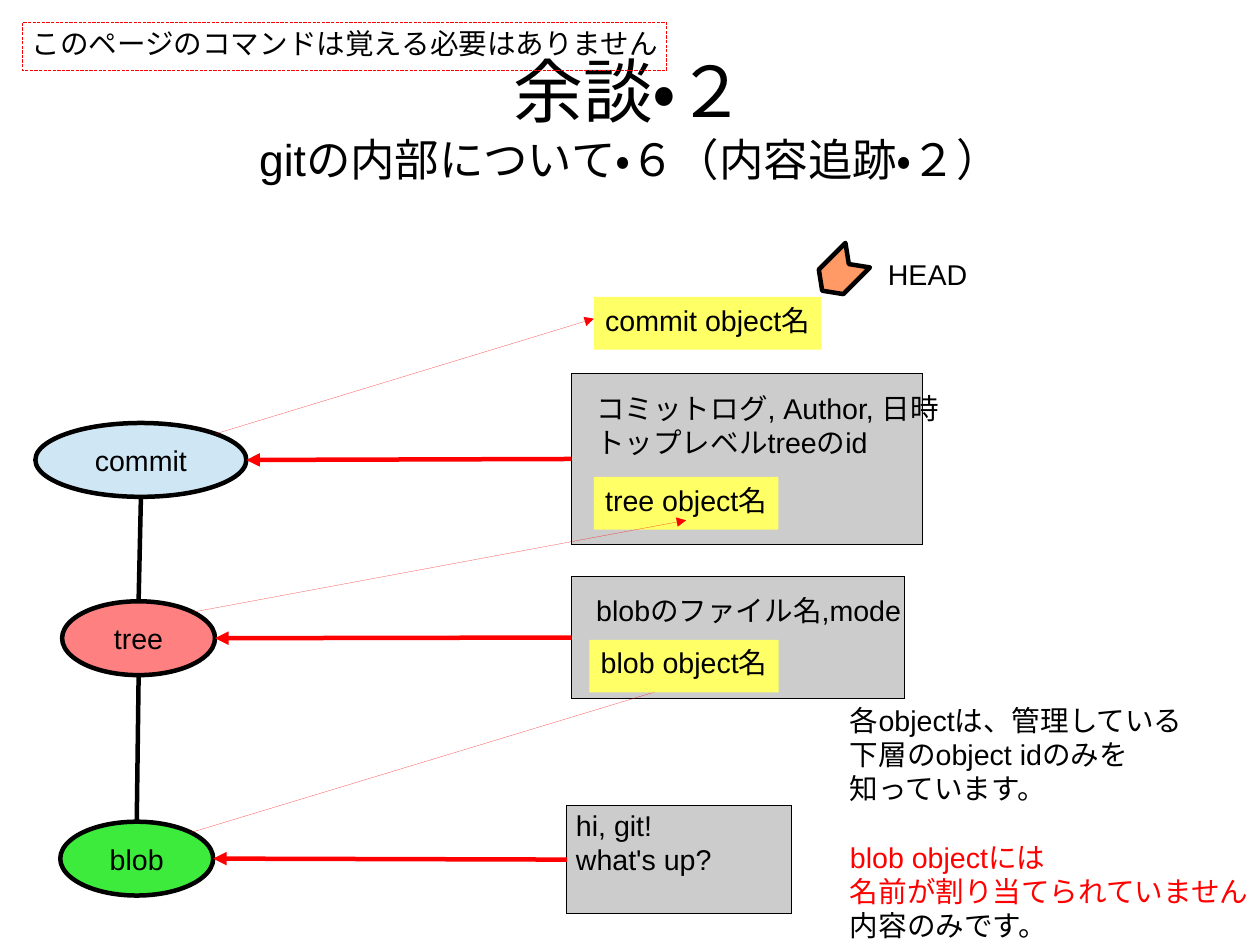
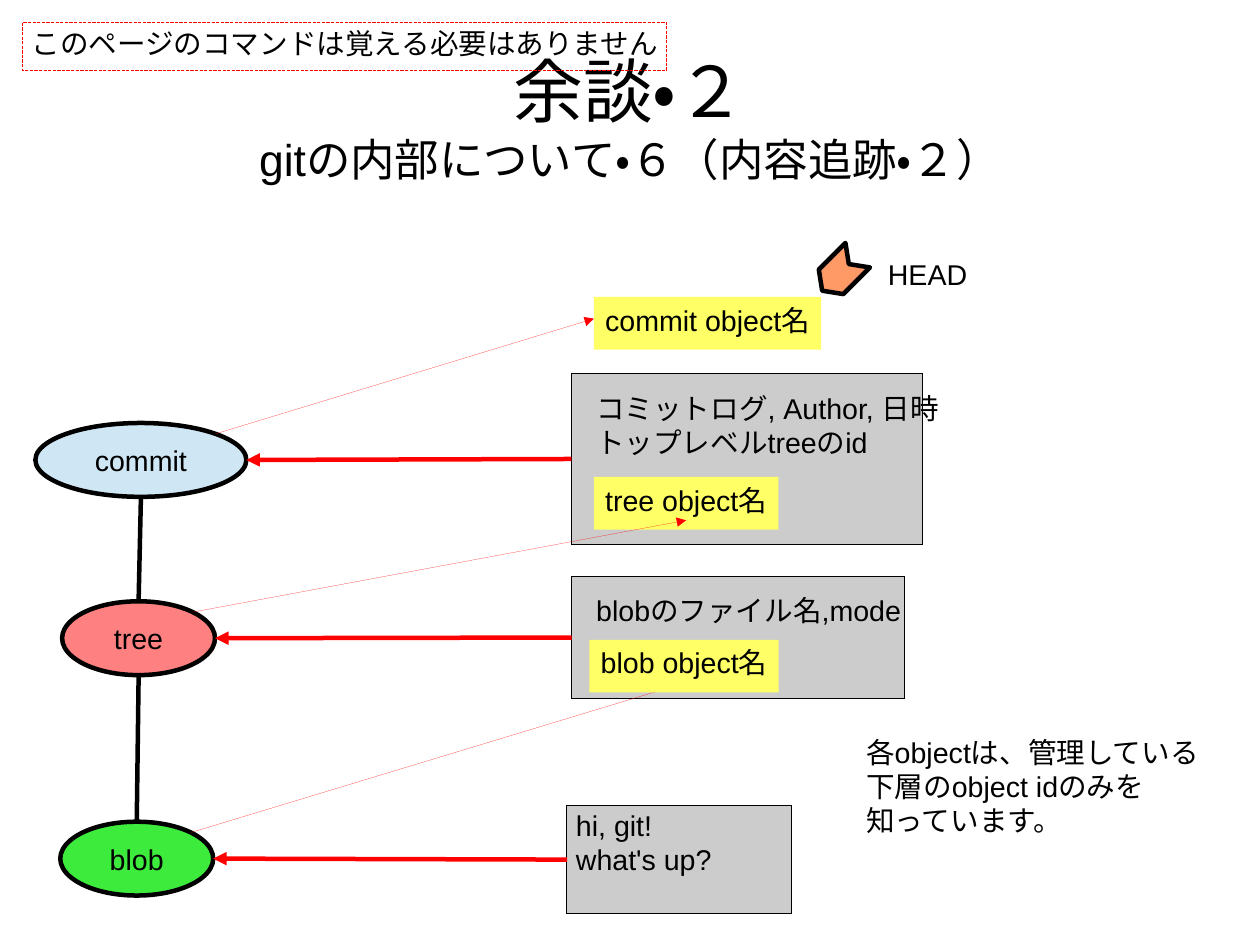
Before and after one commit to pneu/how_to_git, a slide deck: slide 38 of how_to_git.odp. Drawn at 1260x945 pixels with LibreOffice and Linux fonts; fonts in the diff are those of the drawing. Boxes give left, top, right and bottom in pixels: in the first picture for what was removed or moved away, otherwise in the second. Text is boxed around its words. In the diff, an @@ line names an element or a change of style, - is before the commit and + after.

```diff
--- a/how_to_git.odp
+++ b/how_to_git.odp
@@ text "各objectは、管理している": place and size @@
-text "各objectは、管理している" at box(850, 707, 1248, 939)
+text "各objectは、管理している" at box(866, 739, 1198, 833)
@@ text at box(850, 846, 1248, 939): paragraphs removed @@
-blob objectには
-名前が割り当てられていません
-内容のみです。
```
Also in this commit, not shown: 33 other slides changed, 1 other file.
